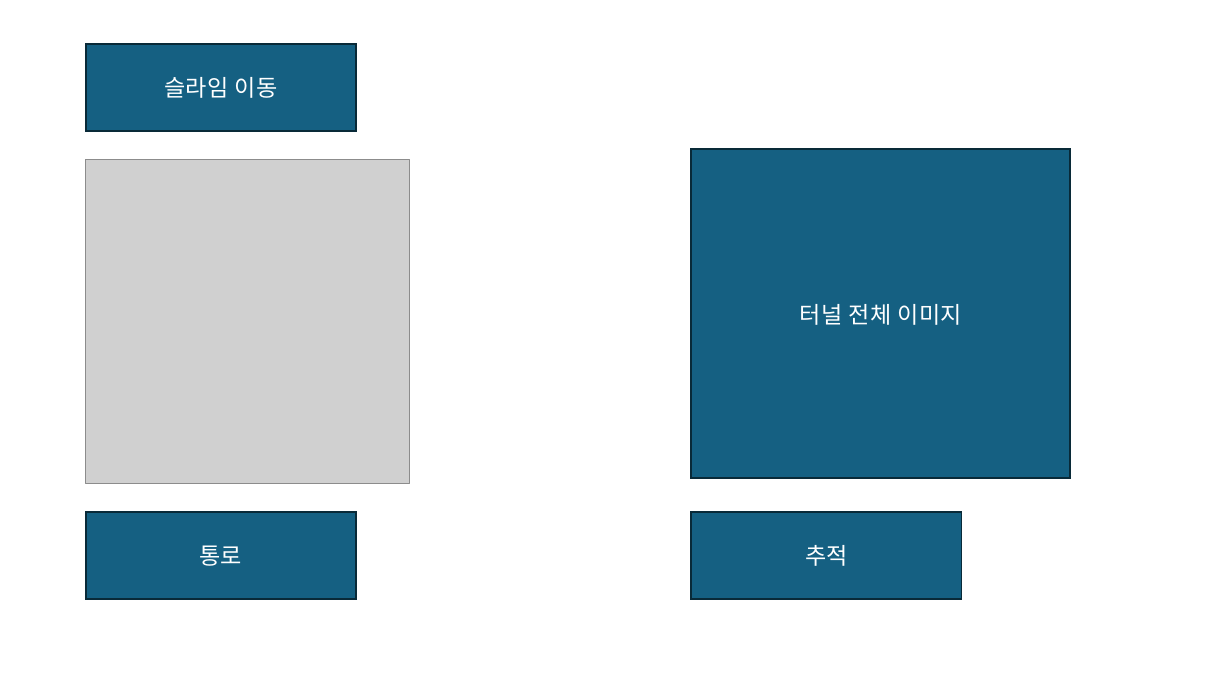
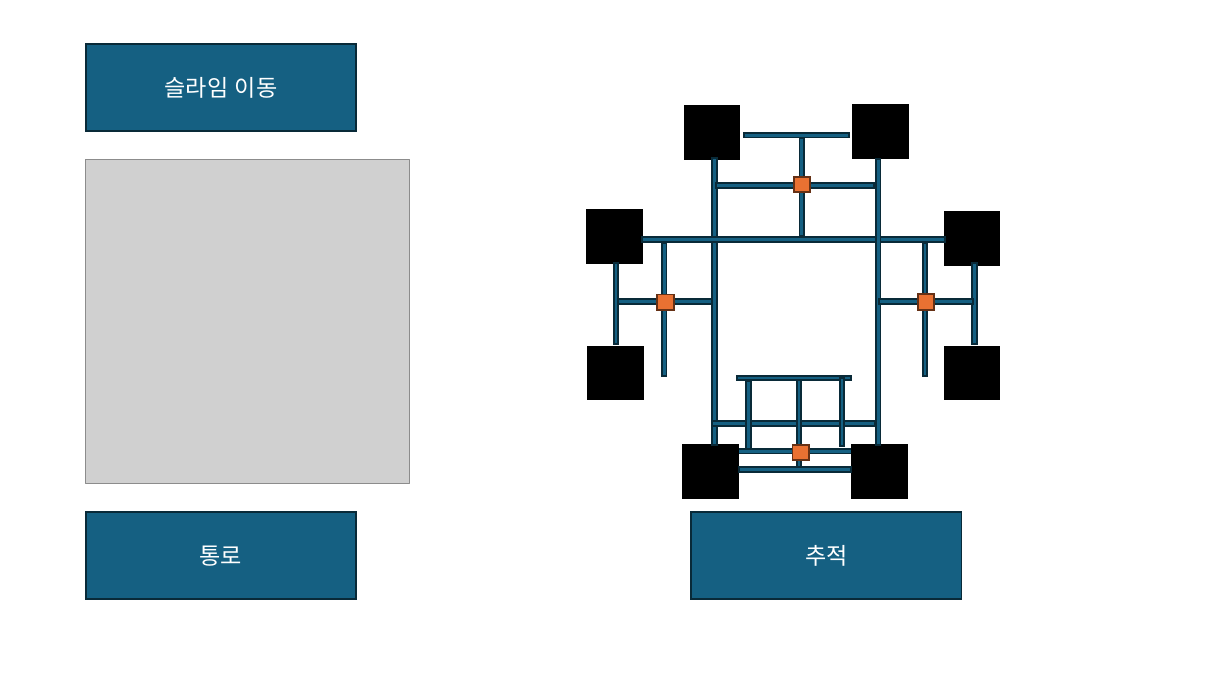
Before and after one commit to M055B411/23TH_TUK_Senior_Project, a slide deck: slide 4 of fbx/이미지자료/프레젠테이션1.pptx. Drawn at 1232x693 pixels with LibreOffice and Linux fonts; fonts in the diff are those of the drawing; grey boxes stand for pictures. Boxes give left, top, right and bottom in pixels: in the first picture for what was removed or moved away, otherwise in the second. Text is boxed around its words. In the diff, an @@ line names an element or a change of style, - is before the commit and + after.

```diff
--- a/fbx/이미지자료/프레젠테이션1.pptx
+++ b/fbx/이미지자료/프레젠테이션1.pptx
@@ rectangle added at <box>685,106,739,159</box>, fill #000000, outline #000000 1.5 pt @@
@@ rectangle added at <box>853,105,908,158</box>, fill #000000, outline #000000 1.5 pt @@
@@ rectangle removed at <box>691,149,1070,478</box> @@
-터널 전체 이미지
@@ rectangle added at <box>744,133,849,138</box>, fill #156082, outline #092A39 1.5 pt @@
@@ rectangle added at <box>800,138,805,236</box>, fill #156082, outline #092A39 1.5 pt @@
@@ rectangle added at <box>713,158,717,445</box>, fill #156082, outline #092A39 1.5 pt @@
@@ rectangle added at <box>794,177,811,193</box>, fill #E97132, outline #663216 1.5 pt @@
@@ rectangle added at <box>876,160,881,445</box>, fill #156082, outline #092A39 1.5 pt @@
@@ rectangle added at <box>716,183,875,188</box>, fill #156082, outline #092A39 1.5 pt @@
@@ rectangle added at <box>587,210,641,262</box>, fill #000000, outline #000000 1.5 pt @@
@@ rectangle added at <box>642,237,945,242</box>, fill #156082, outline #092A39 1.5 pt @@
@@ rectangle added at <box>945,213,999,265</box>, fill #000000, outline #000000 1.5 pt @@
@@ rectangle added at <box>614,263,619,344</box>, fill #156082, outline #092A39 1.5 pt @@
@@ rectangle added at <box>662,244,667,377</box>, fill #156082, outline #092A39 1.5 pt @@
@@ rectangle added at <box>923,244,927,377</box>, fill #156082, outline #092A39 1.5 pt @@
@@ rectangle added at <box>973,263,977,344</box>, fill #156082, outline #092A39 1.5 pt @@
@@ rectangle added at <box>618,299,713,304</box>, fill #156082, outline #092A39 1.5 pt @@
@@ rectangle added at <box>657,295,674,311</box>, fill #E97132, outline #663216 1.5 pt @@
@@ rectangle added at <box>879,299,973,304</box>, fill #156082, outline #092A39 1.5 pt @@
@@ rectangle added at <box>919,295,935,311</box>, fill #E97132, outline #663216 1.5 pt @@
@@ rectangle added at <box>589,347,643,399</box>, fill #000000, outline #000000 1.5 pt @@
@@ rectangle added at <box>945,347,999,399</box>, fill #000000, outline #000000 1.5 pt @@
@@ rectangle added at <box>737,376,850,381</box>, fill #156082, outline #092A39 1.5 pt @@
@@ rectangle added at <box>746,382,750,449</box>, fill #156082, outline #092A39 1.5 pt @@
@@ rectangle added at <box>797,380,802,467</box>, fill #156082, outline #092A39 1.5 pt @@
@@ rectangle added at <box>840,378,845,445</box>, fill #156082, outline #092A39 1.5 pt @@
@@ rectangle added at <box>683,445,738,498</box>, fill #000000, outline #000000 1.5 pt @@
@@ rectangle added at <box>713,421,875,426</box>, fill #156082, outline #092A39 1.5 pt @@
@@ rectangle added at <box>738,449,852,454</box>, fill #156082, outline #092A39 1.5 pt @@
@@ rectangle added at <box>793,445,810,460</box>, fill #E97132, outline #663216 1.5 pt @@
@@ rectangle added at <box>852,445,907,498</box>, fill #000000, outline #000000 1.5 pt @@
@@ rectangle added at <box>739,468,851,472</box>, fill #156082, outline #092A39 1.5 pt @@
```
Also in this commit, not shown: 44 other files.
